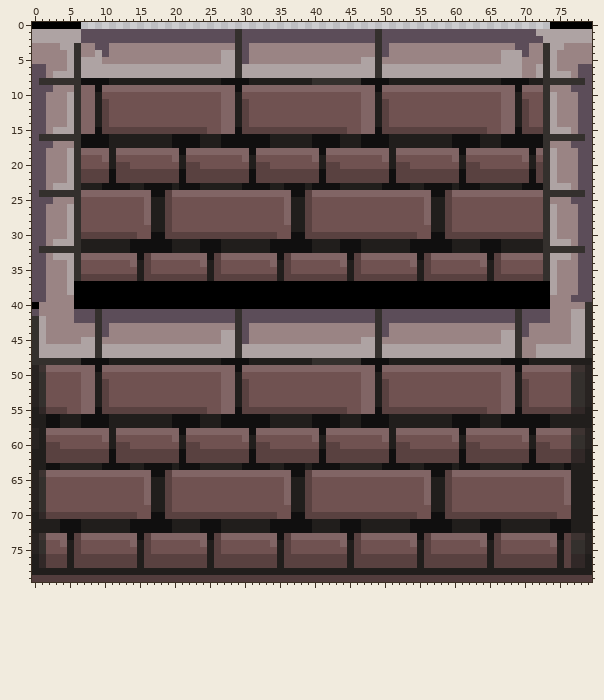
File history of a sprite sheet, Graphics/Finished_walls/EmptyWallPillar80x80.png. Above: the version before the commit.
The file is 80x80 pixels. Colours within 5 levels of each other are drawn and written as one.
New version:
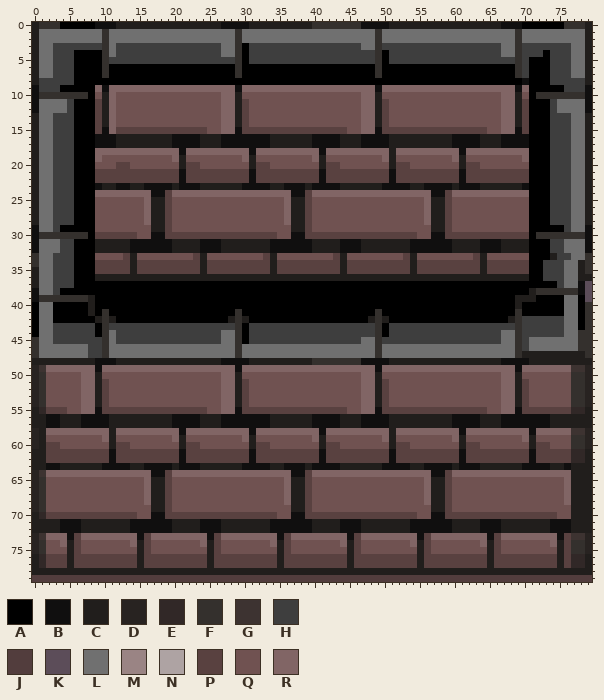
Palette (. is transparent): A #000000  B #100f0f  C #211e1c  D #282321  E #312827  F #34302d  G #3d3331  H #3e3e3e  J #523d3d  K #5c4d59  L #707070  M #9a8484  N #aea3a3  P #594140  Q #705251  R #816565
From old to new:
y 0: x 0..3 AAAA -> CFFF; x 7..73 ................................................................... -> AABBBCCCCCCCCCCCCCCCBBBBCCCCCCCCCFFFFFFFBBBBCCCCCCCCCCCCCCCCBBBAAAA; x 76..79 AAAA -> FFFC
y 1: x 0..28 NNNNNNNKKKKKKKKKKKKKKKKKKKKKK -> CLLLLLLLLLFLLLLLLLLLLLLLLLLLL; x 30..48 KKKKKKKKKKKKKKKKKKK -> LLLLLLLLLLLLLLLLLLL; x 50..79 KKKKKKKKKKKKKKKKKKKKKKNNNNNNNN -> LLLLLLLLLLLLLLLLLLLFLLLLLLLLLC
y 2: x 0..28 NNNNNNNKKKKKKKKKKKKKKKKKKKKKK -> CLLLLLLLLLFLLLLLLLLLLLLLLLLLL; x 30..48 KKKKKKKKKKKKKKKKKKK -> LLLLLLLLLLLLLLLLLLL; x 50..79 KKKKKKKKKKKKKKKKKKKKKKKNNNNNNN -> LLLLLLLLLLLLLLLLLLLFLLLLLLLLLC
y 3: x 0..28 MMMMNNFMMKKMMMMMMMMMMMMMMMMMM -> CLLHHHHHHHFLHHHHHHHHHHHHHHHLL; x 30..48 KMMMMMMMMMMMMMMMMMM -> AHHHHHHHHHHHHHHHHLL; x 50..79 KMMMMMMMMMMMMMMMMMMKKMMFNNMMMM -> HHHHHHHHHHHHHHHHHLLFHHHHHHHLLC
y 4: x 0..28 MMMMMNFMMNKMMMMMMMMMMMMMMMMNN -> CLLHHHAAAAFLHHHHHHHHHHHHHHHLL; x 30..48 KMMMMMMMMMMMMMMMMMM -> AHHHHHHHHHHHHHHHHHH; x 50..79 KMMMMMMMMMMMMMMMMNNNKMMFNMMMMM -> AHHHHHHHHHHHHHHHHLLFHHHAHHHLLC
y 5: x 0..28 MMMMMNFNNNMMMMMMMMMMMMMMMMMNN -> CLLHHHAAAAFHHHHHHHHHHHHHHHHHH; x 30..48 KMMMMMMMMMMMMMMMMNN -> AHHHHHHHHHHHHHHHHHH; x 50..79 MMMMMMMMMMMMMMMMMNNNMMMFNMMMMM -> AHHHHHHHHHHHHHHHHHHFHAAAHHHLLC
y 6: x 0..28 KKMMMNFNNNNNNNNNNNNNNNNNNNNNN -> CLLHHHAAAAFAAAAAAAAAAAAAAAAAA; x 30..48 NNNNNNNNNNNNNNNNNNN -> AAAAAAAAAAAAAAAAAAA; x 50..79 NNNNNNNNNNNNNNNNNNNNMMNFNMMMKK -> AAAAAAAAAAAAAAAAAAAFHAAAHHHLLC
y 7: x 0..28 KKMNNNFNNNNNNNNNNNNNNNNNNNNNN -> CLLHHHAAAAFAAAAAAAAAAAAAAAAAA; x 30..48 NNNNNNNNNNNNNNNNNNN -> AAAAAAAAAAAAAAAAAAA; x 50..79 NNNNNNNNNNNNNNNNNNNNMMNFNNNMKK -> AAAAAAAAAAAAAAAAAAAFHAAAHHHLLC
y 8: x 0..69 KFFFFFFBBBBCCCCCCCCCCCCCCCCBBBBCCCCCCCCCFFFFFFFBBBBCCCCCCCCCCCCCCCCBBB -> CHHHHHAAAAAAAAAAAAAAAAAAAAAAAAAAAAAAAAAAAAAAAAAAAAAAAAAAAAAAAAAAAAAAAA; x 71..79 CCFFFFFFK -> AAAHHHHHC
y 9: x 0..10 KKKMMMFRRBR -> BHHHAAAAARB; x 71..79 RRFMMMKKK -> AAAAAHHHB
y 10: x 0..5 KKMMMN -> BFFFFF; x 7..11 RRCQQ -> FAQCR; x 71..72 QQ -> AF; x 74..79 NMMMKK -> FFFFFB
y 11..12: x 0..11 KKMMMNFRRCPQ -> BLLLLHAAAPCR; x 71..79 QQFNMMMKK -> AAAHLLLLB
y 13..14: x 0..11 KKMMMNFRRCPQ -> CLLHHHAAAPCR; x 71..79 QQFNMMMKK -> AAAHHHLLC
y 15: x 0..11 KKMNNNFRRBPP -> CLLHHHAAAPBR; x 71..79 PPFNNNMKK -> AAAHHHLLC
y 16: x 0..8 KFFFFFFBB -> CLLHHHAAA; x 11 C -> B; x 71..79 BBFFFFFFK -> AAAHHHLLC
y 17: x 0..8 KKKMMMFBB -> CLLHHHAAA; x 11 C -> B; x 71..79 BBFMMMKKK -> AAAHHHLLC
y 18: x 0..8 KKMMMNFRR -> CLLHHHAAA; x 11 C -> R; x 71..79 BRFNMMMKK -> AAAHHHLLC
y 19: x 0..11 KKMMMNFQQQRC -> CLLHHHAAARQQ; x 71..79 CQFNMMMKK -> AAAHHHLLC
y 20: x 0..8 KKMMMNFQQ -> CLLHHHAAA; x 11 C -> Q; x 71..79 CPFNMMMKK -> AAAHHHLLC
y 21..22: x 0..8 KKMMMNFPP -> CLLHHHAAA; x 11 B -> P; x 71..79 BPFNMMMKK -> AAAHHHLLC
y 23: x 0..11 KKMNNNFCCCBB -> CLLHHHAAABCC; x 71..79 BBFNNNMKK -> AAAHHHLLC
y 24: x 0..8 KFFFFFFRR -> CLLHHHAAA; x 71..79 RRFFFFFFK -> AAAHHHLLC
y 25: x 0..8 KKKMMMFQQ -> CLLHHHAAA; x 71..79 QQFMMMKKK -> AAAHHHLLC
y 26..28: x 0..8 KKMMMNFQQ -> CLLHHHAAA; x 71..79 QQFNMMMKK -> AAAHHHLLC
y 29: x 0..8 KKMMMNFQQ -> BLLHAAAAA; x 71..79 QQFNMMMKK -> AAAAAHLLB
y 30: x 0..5 KKMMMN -> BFFFFF; x 7..8 PP -> FA; x 71..72 PP -> AF; x 74..79 NMMMKK -> FFFFFB
y 31: x 0..8 KKMNNNFCC -> BLLLHHAAA; x 71..79 CCFNNNMKK -> AAAHHLLLB
y 32: x 0..8 KFFFFFFCC -> BLLLHHAAA; x 71..79 CCFFFFFFK -> AAAHHLLLB
y 33: x 0..79 KKMNNNFRRRRRRRRBPRRRRRRRRBPRRRRRRRRBPRRRRRRRRBPRRRRRRRRBPRRRRRRRRBPRRRRRRFNNNMKK -> FLLHHHAAAQQQQPCQQQQQQQQPCQQQQQQQQPCQQQQQQQQPCQQQQQQQQPCQQQQQQQQPCQQQQQQAAACHHLLF
y 34: x 0..15 KKMMMNFQQQQQQQRC -> FLLHHHAAAPPPPPCP; x 17..25 QQQQQQQRC -> PPPPPPPCP; x 27..35 QQQQQQQRC -> PPPPPPPCP; x 37..45 QQQQQQQRC -> PPPPPPPCP; x 47..55 QQQQQQQRC -> PPPPPPPCP; x 57..65 QQQQQQQRC -> PPPPPPPCP; x 67..79 QQQQQQFNMMMKK -> PPPPAAHHHLLCF
y 35: x 0..15 KKMMMNFQQQQQQQQC -> CLLHHHAAAPPPPPCP; x 17..25 QQQQQQQQC -> PPPPPPPCP; x 27..35 QQQQQQQQC -> PPPPPPPCP; x 37..45 QQQQQQQQC -> PPPPPPPCP; x 47..55 QQQQQQQQC -> PPPPPPPCP; x 57..65 QQQQQQQQC -> PPPPPPPCP; x 67..79 QQQQQQFNMMMKK -> PPPPAAHHHLLCF
y 36: x 0..14 KKMMMNFPPPPPPPP -> CLLHHHAAACCCCCC; x 16..24 PPPPPPPPP -> CCCCCCCCC; x 26..34 PPPPPPPPP -> CCCCCCCCC; x 36..44 PPPPPPPPP -> CCCCCCCCC; x 46..54 PPPPPPPPP -> CCCCCCCCC; x 56..64 PPPPPPPPP -> CCCCCCCCC; x 66..79 PPPPPPPFNMMMKK -> CCCCCAAHHHLLCC
y 37: x 0..5 KKMMMN -> CLLHHH; x 74..78 NMMMK -> AHLLB
y 38: x 0..5 KKMMMN -> BLLHAA; x 71..78 AAANMMMK -> CFFFFFFB
y 39: x 0..8 KKMMMMAAA -> BFFFFFFFC; x 69..71 AAA -> CCC; x 74..78 MMMKK -> AALLA
y 40: x 1..5 MMMMM -> LLAAA; x 8 A -> C; x 69 A -> C; x 74..78 MMMMM -> AALLA
y 41: x 0..28 KMMMMMKKKFKKKKKKKKKKKKKKKKKKK -> ALLAAAAACAFAAAAAAAAAAAAAAAAAA; x 30..48 KKKKKKKKKKKKKKKKKKK -> AAAAAAAAAAAAAAAAAAA; x 50..68 KKKKKKKKKKKKKKKKKKK -> AAAAAAAAAAAAAAAAAAA; x 70..78 KKKKMMMNN -> AAAAAALLA
y 42: x 0..28 FNMMMMKKKFKKKKKKKKKKKKKKKKKKK -> ALLAAAAAACFCAAAAAAAAAAAAAAAAC; x 30..48 KKKKKKKKKKKKKKKKKKK -> CAAAAAAAAAAAAAAAAAC; x 50..68 KKKKKKKKKKKKKKKKKKK -> CAAAAAAAAAAAAAAAAAC; x 70..78 KKKKMMMNN -> HHHHHHLLA
y 43: x 0..28 FNMMMMMMMFKMMMMMMMMMMMMMMMMMM -> ALLHHHHHHAFHHHHHHHHHHHHHHHHHH; x 30..48 KMMMMMMMMMMMMMMMMMM -> AHHHHHHHHHHHHHHHHHH; x 50..68 KMMMMMMMMMMMMMMMMMM -> AHHHHHHHHHHHHHHHHHH; x 70..78 KMMMMMMNN -> HHHHHHLLA
y 44: x 0..28 FNMMMMMMMFKMMMMMMMMMMMMMMMMNN -> ALLHHHHHHAFLHHHHHHHHHHHHHHHLL; x 30..48 KMMMMMMMMMMMMMMMMMM -> AHHHHHHHHHHHHHHHHHH; x 50..68 KMMMMMMMMMMMMMMMMNN -> AHHHHHHHHHHHHHHHHLL; x 70..78 KMMMMMMNN -> HHHHHHLLF
y 45: x 1..28 NMMMMMNNFMMMMMMMMMMMMMMMMMNN -> LLHHHHHHHFLHHHHHHHHHHHHHHHLL; x 30..48 KMMMMMMMMMMMMMMMMNN -> AHHHHHHHHHHHHHHHHLL; x 50..68 MMMMMMMMMMMMMMMMMNN -> HHHHHHHHHHHHHHHHHLL; x 70..78 MMMMMMMNN -> HLLLLLLLF
y 46: x 1..28 NNNNNNNNFNNNNNNNNNNNNNNNNNNN -> LLLLLLLHHFLLLLLLLLLLLLLLLLLL; x 30..48 NNNNNNNNNNNNNNNNNNN -> LLLLLLLLLLLLLLLLLLL; x 50..68 NNNNNNNNNNNNNNNNNNN -> LLLLLLLLLLLLLLLLLLL; x 70..78 MMNNNNNNN -> HLLLLLLLF
y 47: x 1..28 NNNNNNNNFNNNNNNNNNNNNNNNNNNN -> LLLLLLLHHFLLLLLLLLLLLLLLLLLL; x 30..48 NNNNNNNNNNNNNNNNNNN -> LLLLLLLLLLLLLLLLLLL; x 50..68 NNNNNNNNNNNNNNNNNNN -> LLLLLLLLLLLLLLLLLLL; x 70..78 MMNNNNNNN -> CCCCCCCCC
y 48: x 0..8 FFFFFFFBB -> CCCCCCCCC; x 11 C -> B
Boxes around the changes in both pictures, in picture pixels (x1, y1, x2, y2):
changed: (32, 22, 592, 365)
